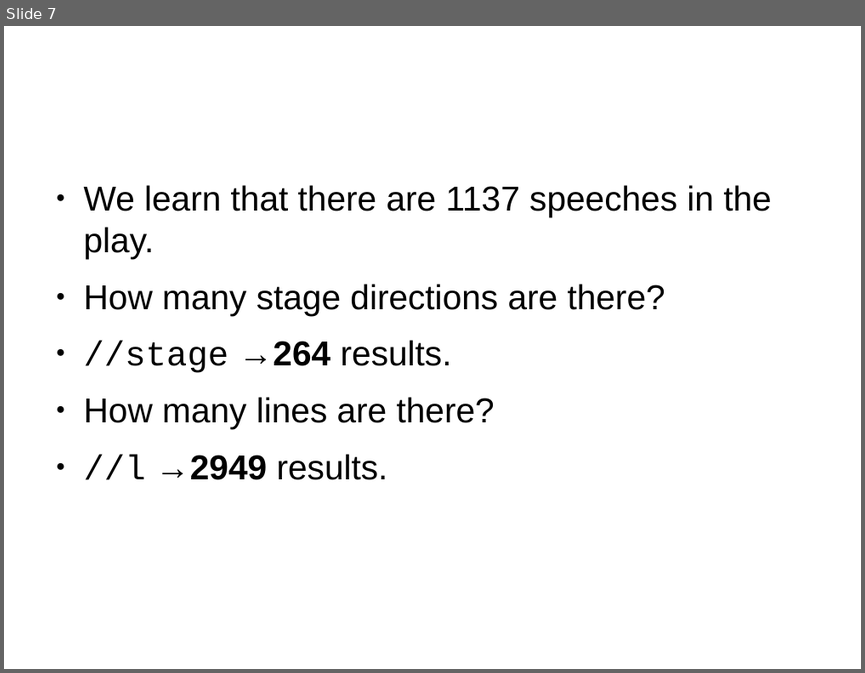
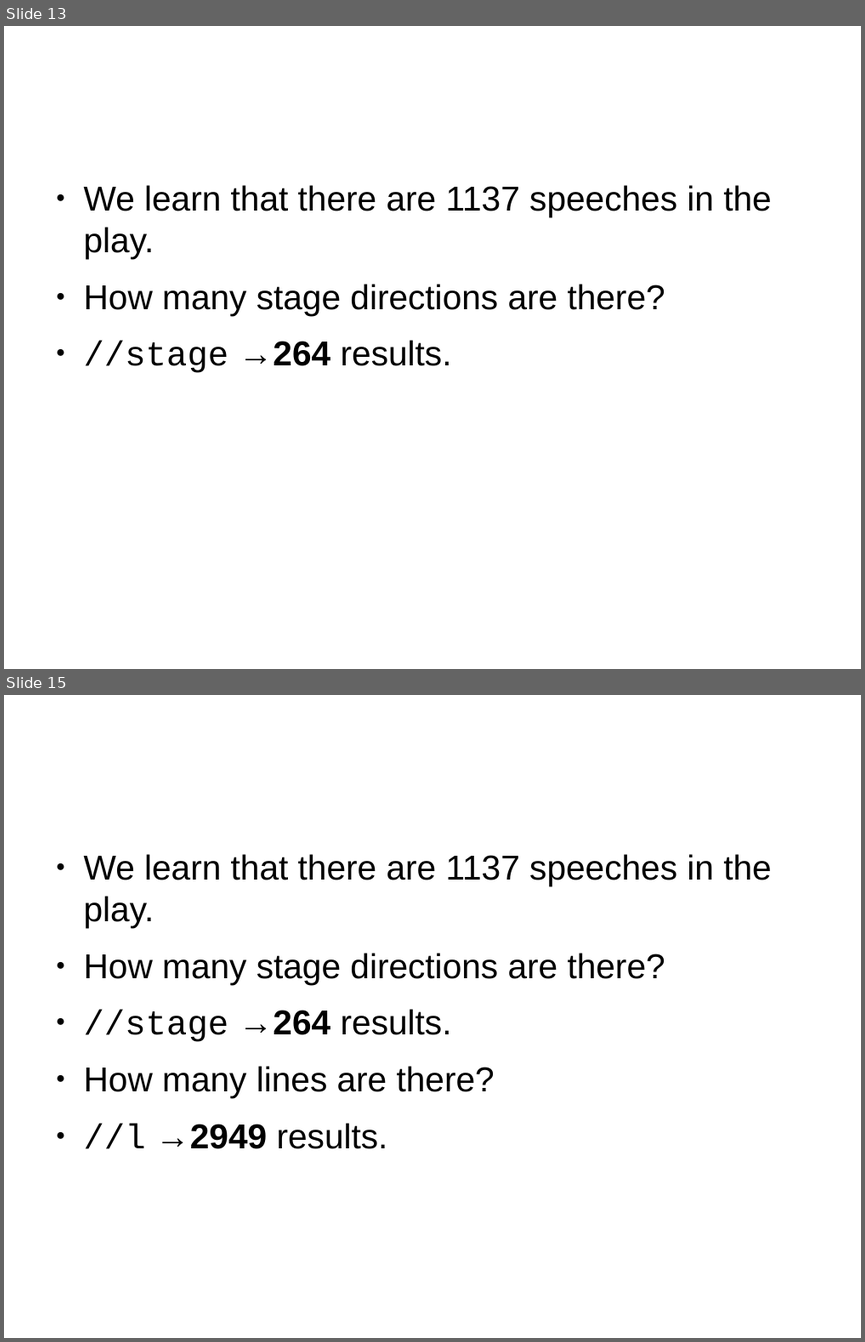
Before and after one commit to martindholmes/XSLT_workshops, a slide deck: intro/presentations/01_xpath_intro.odp. Shown one above the other, each under a label of ours: slide 7 before the commit, slides 13 and 15 after it; the slides between them are not shown. The pictures are 865x673 and 865x1342 pixels, drawn with LibreOffice and Linux fonts; fonts in the diff are those of the drawing. Boxes give left, top, right and bottom in pixels: in the first picture for what was removed or moved away, otherwise in the second. Text is boxed around its words. In the diff, an @@ line names an element or a change of style, - is before the commit and + after.

```diff
--- a/intro/presentations/01_xpath_intro.odp
+++ b/intro/presentations/01_xpath_intro.odp
@@ slide 13 added at <box>4,26,861,669</box>, background #FFFFFF @@
@@ text added at <box>84,185,771,373</box>, 32 pt, text #000000 @@
+● We learn that there are 1137 speeches in the play.
+● How many stage directions are there?
+● //stage →264 results.
@@ what was slide 7 is now slide 15 @@
```
Also in this commit, not shown: 1 slide changed, 16 other slides added, 3 other files.
